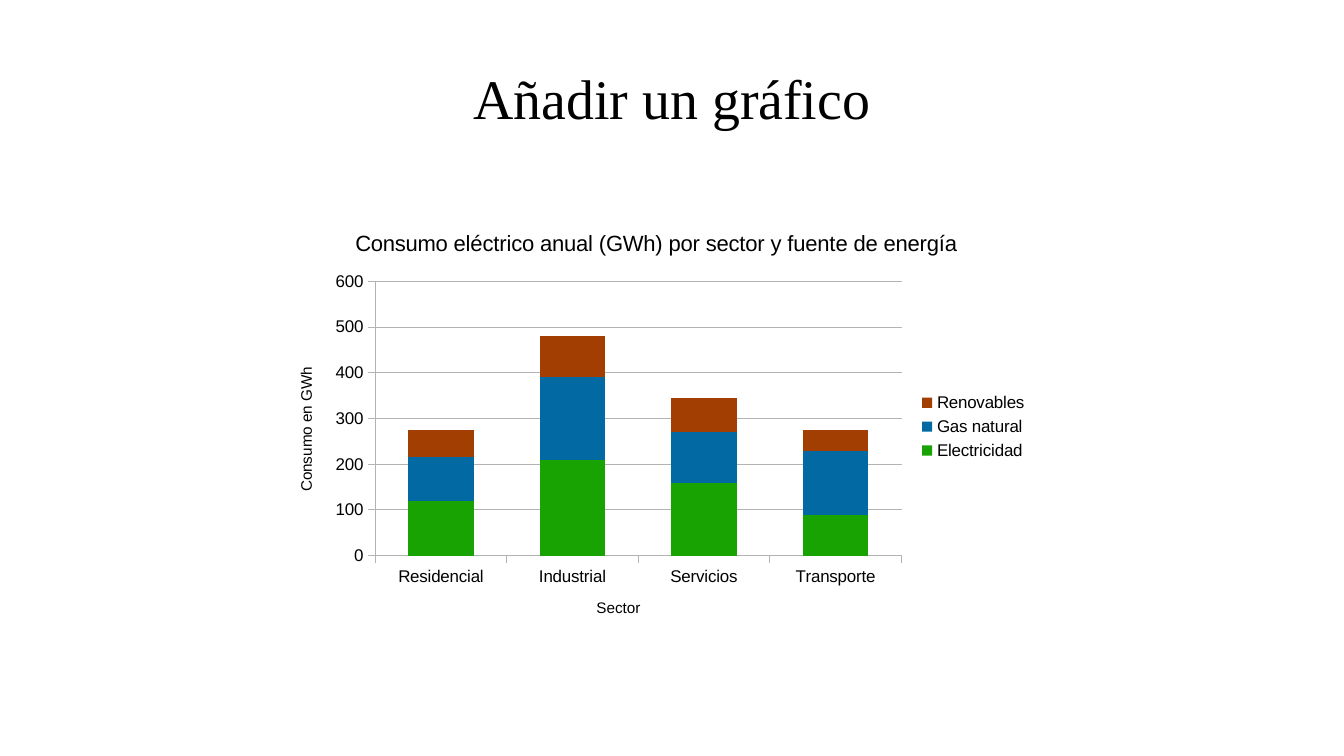
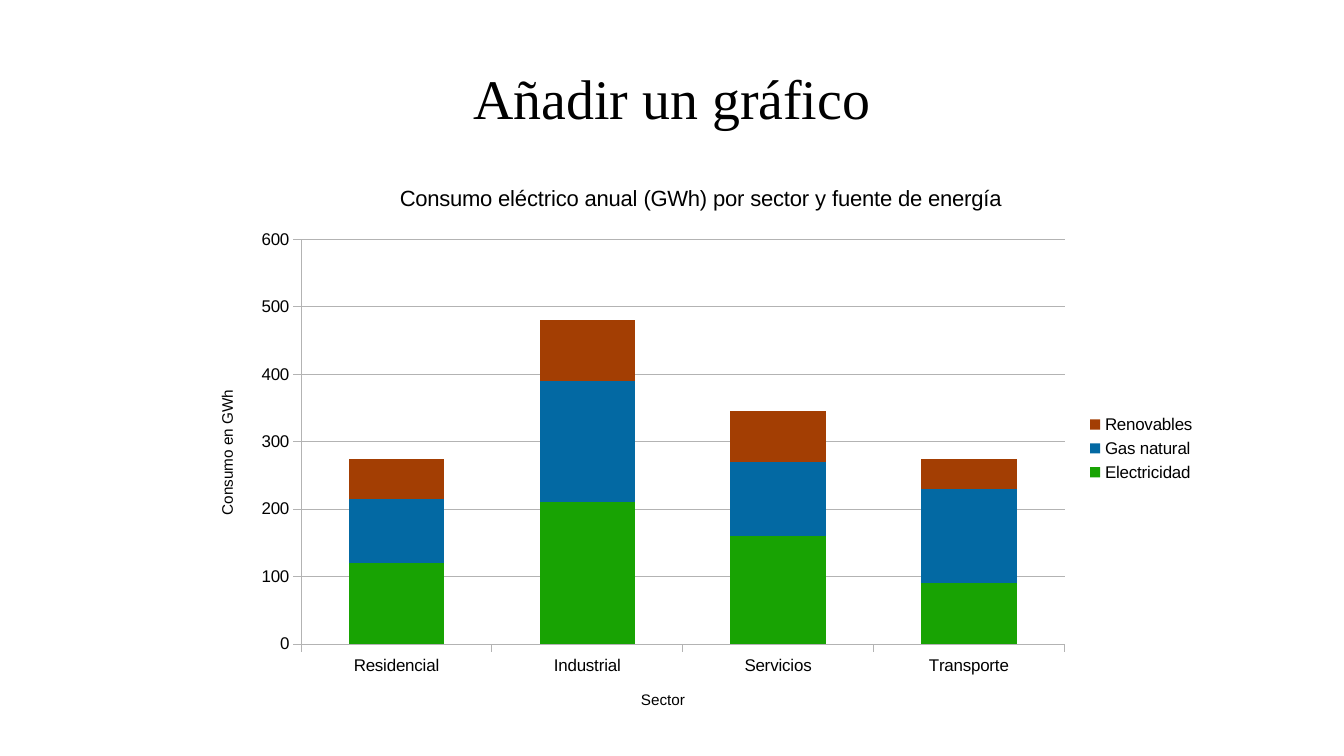
Before and after one commit to javieregeablasco/Apuntes, a slide deck: slide 8 of docs/SMX/SMX_1/AO/07_Presentaciones/Tareas/RA7-CEa.odp. Drawn at 1344x756 pixels with LibreOffice and Linux fonts; fonts in the diff are those of the drawing; background and template pictures are left out. Boxes give left, top, right and bottom in pixels: in the first picture for what was removed or moved away, otherwise in the second. Text is boxed around its words. In the diff, an @@ line names an element or a change of style, - is before the commit and + after.

```diff
--- a/docs/SMX/SMX_1/AO/07_Presentaciones/Tareas/RA7-CEa.odp
+++ b/docs/SMX/SMX_1/AO/07_Presentaciones/Tareas/RA7-CEa.odp
@@ column stacked chart: place and size @@
-column stacked chart at [272, 211, 1040, 643]
+column stacked chart at [193, 163, 1209, 734]
```
Also in this commit, not shown: 5 other slides changed, 2 slides added, 1 slide removed, 2 other files.
